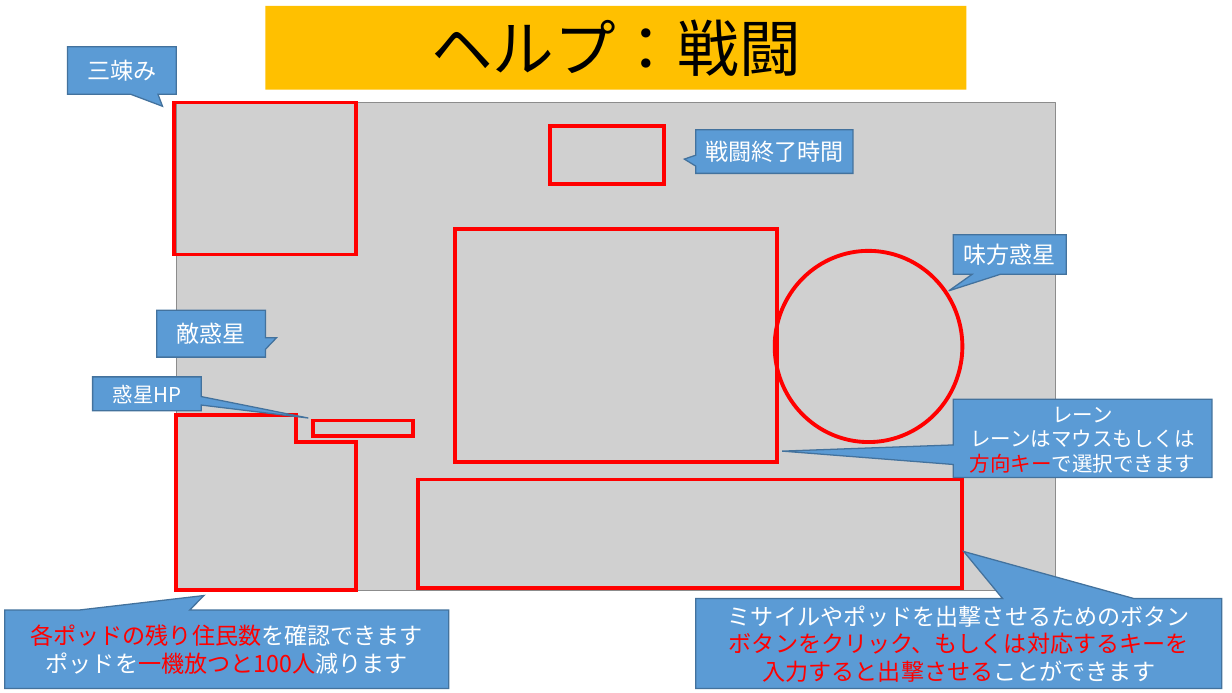
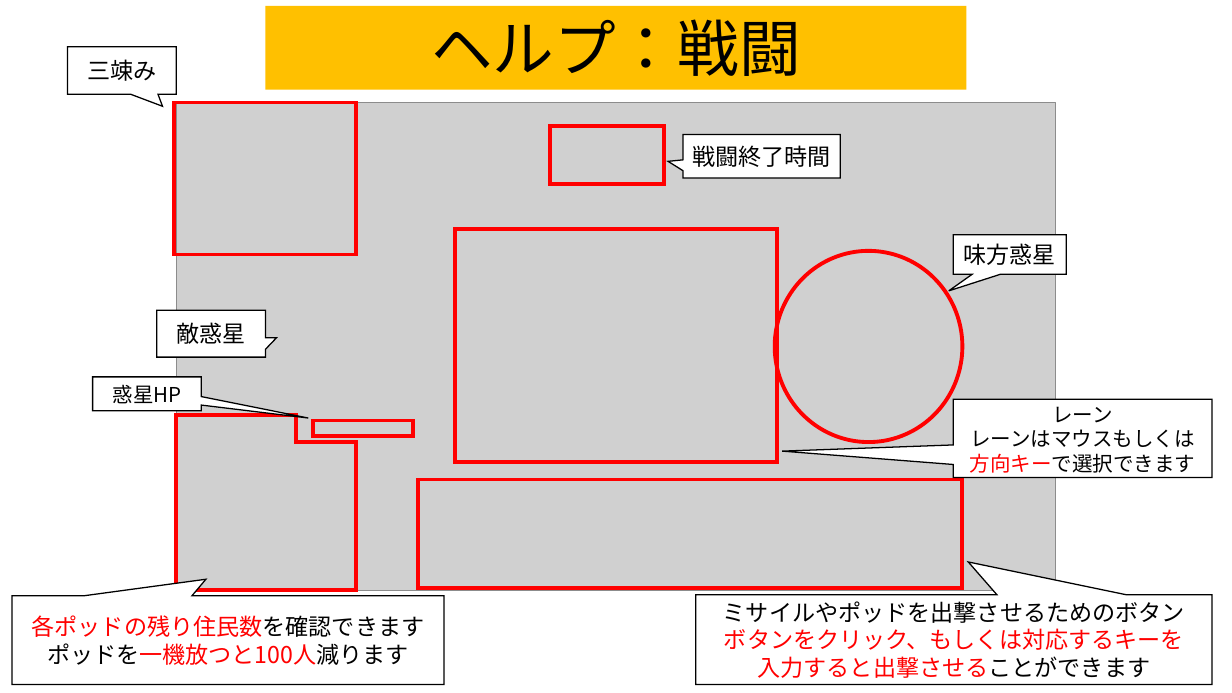
Before and after one commit to team556/team, a slide deck: slide 11 of 説明文.pptx. Drawn at 1232x693 pixels with LibreOffice and Linux fonts; fonts in the diff are those of the drawing; grey boxes stand for pictures. Boxes give left, top, right and bottom in pixels: in the first picture for what was removed or moved away, otherwise in the second. Text is boxed around its words. In the diff, an @@ line names an element or a change of style, - is before the commit and + after.

```diff
--- a/説明文.pptx
+++ b/説明文.pptx
@@ speech box "戦闘終了時間": place and size @@
-speech box "戦闘終了時間" at box(696, 130, 853, 174)
+speech box "戦闘終了時間" at box(683, 135, 840, 178)
@@ speech box "戦闘終了時間" at box(683, 135, 840, 178): text colour #FFFFFF to #000000; fill #5B9BD5 to #FFFFFF; outline #43739E 1 pt to #000000 1 pt; proportions changed @@
@@ text colour #FFFFFF to #000000; fill #5B9BD5 to #FFFFFF; outline #43739E 1 pt to #000000 1 pt in 4 elements at box(954, 235, 1067, 274), box(157, 311, 266, 358), box(67, 47, 177, 94), box(92, 377, 201, 411) @@
@@ speech box "レーン" at box(954, 399, 1213, 478): text colour #FFFFFF to #000000 in "レーン", "レーンはマウスもしくは", "方向キーで選択できます"; fill #5B9BD5 to #FFFFFF; outline #43739E 1 pt to #000000 1 pt @@
@@ speech box "各ポッドの残り住民数を確認できます": place and size @@
-speech box "各ポッドの残り住民数を確認できます" at box(5, 610, 449, 689)
+speech box "各ポッドの残り住民数を確認できます" at box(12, 596, 445, 685)
@@ speech box "各ポッドの残り住民数を確認できます" at box(12, 596, 445, 685): text colour #FFFFFF to #000000 in "各ポッドの残り住民数を確認できます", "ポッドを一機放つと100人減ります"; fill #5B9BD5 to #FFFFFF; outline #43739E 1 pt to #000000 1 pt @@
@@ speech box "ミサイルやポッドを出撃させるためのボタン": place and size @@
-speech box "ミサイルやポッドを出撃させるためのボタン" at box(696, 599, 1222, 689)
+speech box "ミサイルやポッドを出撃させるためのボタン" at box(696, 595, 1213, 685)
@@ speech box "ミサイルやポッドを出撃させるためのボタン" at box(696, 595, 1213, 685): fill #5B9BD5 to #FFFFFF; outline #43739E 1 pt to #000000 1 pt; proportions changed @@
@@ text in speech box at box(723, 601, 1185, 678): text colour #FFFFFF to #000000 in "ミサイルやポッドを出撃させるためのボタン", "入力すると出撃させることができます" @@
```
Also in this commit, not shown: 6 other slides changed, 4 other files.
